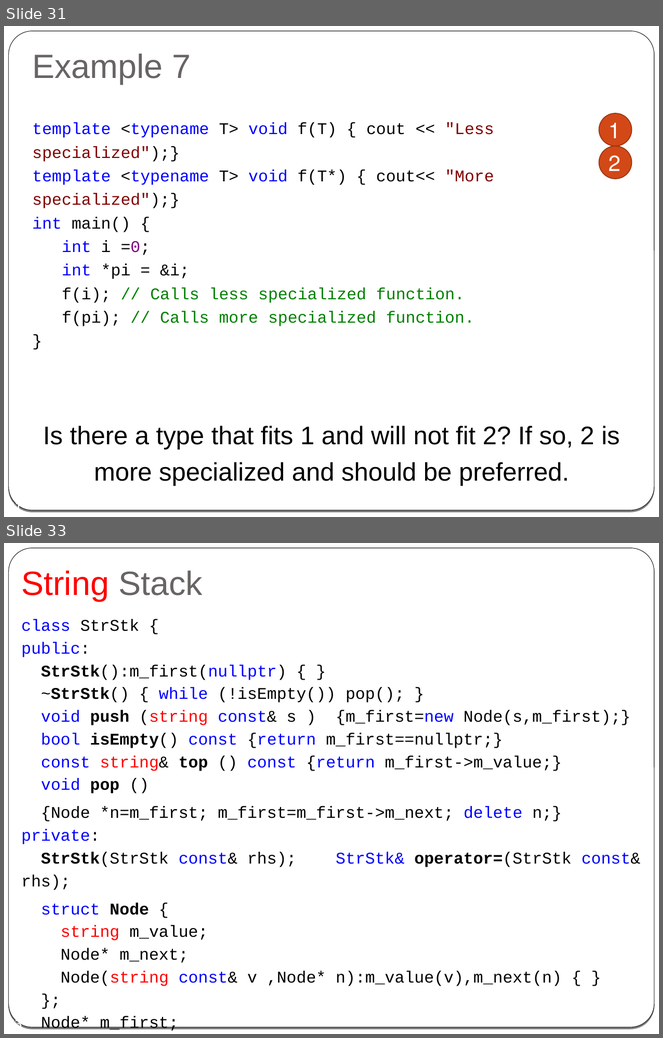
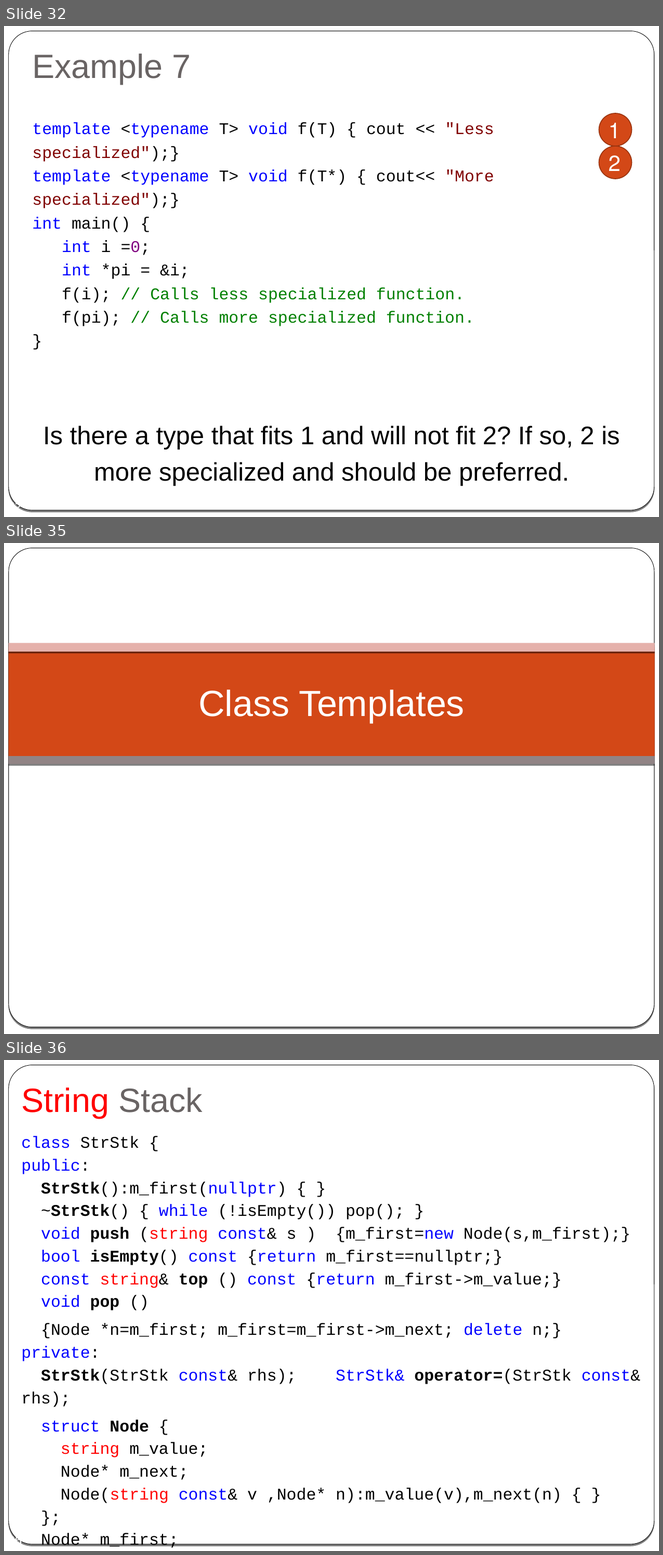
Before and after one commit to cpp-at-ariel/cpp-5778, a slide deck: week08-templates/slides.odp. Shown one above the other, each under a label of ours: slides 31 and 33 before the commit, slides 32, 35 and 36 after it; the slides between them are not shown. The pictures are 663x1038 and 663x1555 pixels, drawn with LibreOffice and Linux fonts; fonts in the diff are those of the drawing. Boxes give left, top, right and bottom in pixels: in the first picture for what was removed or moved away, otherwise in the second. Text is boxed around its words. In the diff, an @@ line names an element or a change of style, - is before the commit and + after.

Commit message:
template slides

```diff
--- a/week08-templates/slides.odp
+++ b/week08-templates/slides.odp
@@ slide 35 added at [4, 543, 659, 1034], background gradient #000000 to #FFFFFF; not listed: 2 template elements that a slide beside it also shows @@
@@ rectangle added at [9, 647, 655, 757], fill #D34817 @@
@@ rectangle added at [9, 643, 655, 652], fill #E5B1AB @@
@@ title added at [198, 690, 465, 723], 40 pt, text #FFFFFF @@
+Class Templates
@@ rectangle added at [9, 757, 655, 765], fill #918485 @@
@@ what was slide 31 is now slide 32 @@
@@ what was slide 33 is now slide 36 @@
@@ page number at [8, 1535, 22, 1544]: text changed @@
-33
+36
```
Also in this commit, not shown: 4 slides changed, 6 other slides added, 1 slide removed.
